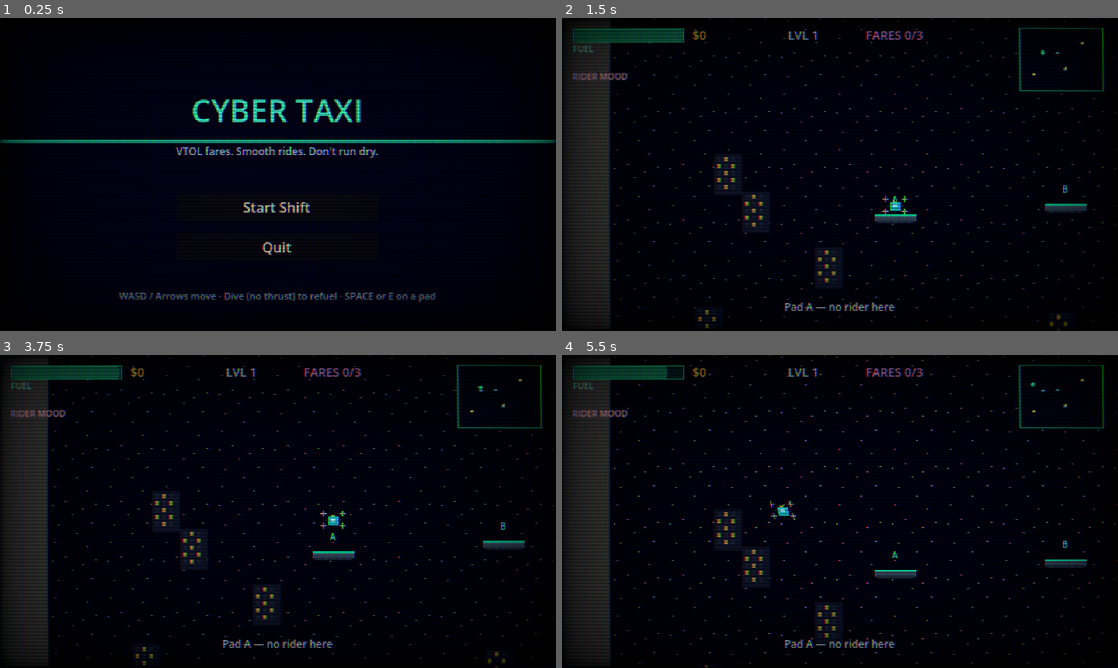
Above: before the commit, frames 1-4 (two rows, left to right).
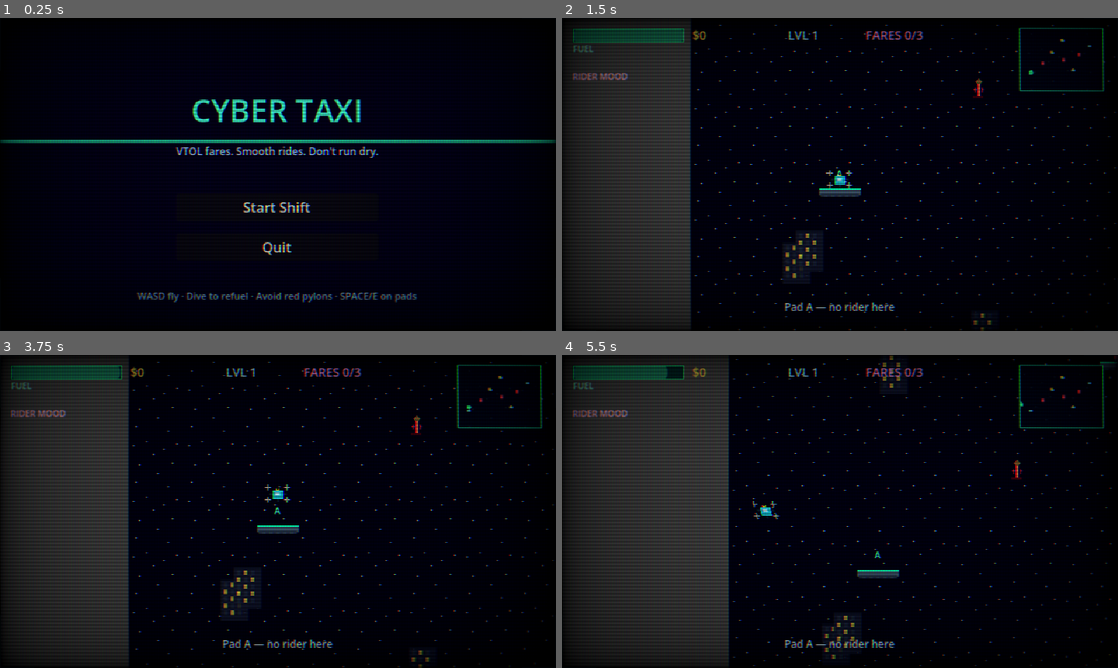
Above: after the commit, the same moments.

Repository: wojtekgalaj/cybertaxi
Game: Godot game, scene res://scenes/main_menu.tscn
Two runs of this game, one before a commit and one after it. Both use one fixed random seed, a clock stepped at 60 frames per second and the inputs below.
Inputs:
- Up to frame 1 (0.25 s): no input
- Up to frame 2 (1.5 s): click "Start Shift" at 0.5 s; hold D (move_right) from 1.28 s (still down); tap Space (land) at 1.35 s
- Up to frame 3 (3.75 s): tap Enter at 2, 3.5 s; release D (move_right) at 2.03 s; hold S (move_down) 2.03-2.78 s; tap Space (land) at 2.1, 2.75, 2.85, 3.6 s; hold D (move_right) 2.78-3.53 s; hold W (move_up) from 3.53 s (still down)
- Up to frame 4 (5.5 s): release W (move_up) at 4.28 s; hold A (move_left) from 4.28 s (still down); tap Space (land) at 4.35, 5.1 s

The runs differ from the first frame. In frame 1, 1.1% of the frame differs, in the area x 21-79%, y 87-91%; in frame 2, 17%; in frame 3, 17%; in frame 4, 23%, in the area x 8-100%, y 0-100%.

Commit message:
hand crafted levels

Diff:
--- /dev/null
+++ b/data/level_catalog.gd
@@ -0,0 +1,18 @@
+extends RefCounted
+class_name LevelCatalog
+## Hand-authored district scenes. Index 0 = GameState.level 1.
+## Add new .tscn paths here after you design them in the editor.
+
+const FALLBACK := "res://scenes/levels/level_template.tscn"
+
+const LEVELS: Array[String] = [
+	"res://scenes/levels/district_01_rooftops.tscn",
+	"res://scenes/levels/district_02_gauntlet.tscn",
+]
+
+
+static func scene_path_for(level_number: int) -> String:
+	if LEVELS.is_empty():
+		return FALLBACK
+	var idx := (maxi(level_number, 1) - 1) % LEVELS.size()
+	return LEVELS[idx]
--- a/project.godot
+++ b/project.godot
@@ -75,6 +75,7 @@
 2d_physics/layer_2="player"
 2d_physics/layer_3="platforms"
 2d_physics/layer_4="passengers"
+2d_physics/layer_5="hazards"
 
 [physics]
 
--- a/scenes/game.tscn
+++ b/scenes/game.tscn
@@ -1,12 +1,9 @@
-[gd_scene load_steps=4 format=3 uid="uid://bgame001"]
+[gd_scene load_steps=3 format=3 uid="uid://bgame001"]
 
 [ext_resource type="Script" path="res://scripts/game_root.gd" id="1_root"]
-[ext_resource type="PackedScene" path="res://scenes/levels/level_template.tscn" id="2_level"]
 [ext_resource type="PackedScene" path="res://scenes/ui/hud.tscn" id="3_hud"]
 
 [node name="Game" type="Node"]
 script = ExtResource("1_root")
 
-[node name="Level" parent="." instance=ExtResource("2_level")]
-
 [node name="HUD" parent="." instance=ExtResource("3_hud")]
--- /dev/null
+++ b/scenes/hazard.tscn
@@ -0,0 +1,31 @@
+[gd_scene format=3 uid="uid://bha0ard001"]
+
+[ext_resource type="Script" path="res://scripts/world/hazard.gd" id="1_haz"]
+[ext_resource type="Texture2D" path="res://assets/sprites/hazard.png" id="2_tex"]
+
+[sub_resource type="RectangleShape2D" id="RectangleShape2D_haz"]
+size = Vector2(14, 22)
+
+[node name="Hazard" type="Area2D"]
+collision_layer = 16
+collision_mask = 2
+monitoring = true
+script = ExtResource("1_haz")
+
+[node name="Sprite" type="Sprite2D" parent="."]
+texture_filter = 1
+texture = ExtResource("2_tex")
+
+[node name="CollisionShape2D" type="CollisionShape2D" parent="."]
+shape = SubResource("RectangleShape2D_haz")
+
+[node name="Label" type="Label" parent="."]
+visible = false
+offset_left = -16.0
+offset_top = -28.0
+offset_right = 16.0
+offset_bottom = -14.0
+theme_override_colors/font_color = Color(1, 0.35, 0.45, 1)
+theme_override_font_sizes/font_size = 9
+text = ""
+horizontal_alignment = 1
--- /dev/null
+++ b/scenes/levels/district_01_rooftops.tscn
@@ -0,0 +1,63 @@
+[gd_scene format=3 uid="uid://bdistrict01"]
+
+[ext_resource type="Script" path="res://scripts/world/level_controller.gd" id="1_lvl"]
+[ext_resource type="PackedScene" path="res://scenes/cyber_cab.tscn" id="2_cab"]
+[ext_resource type="PackedScene" path="res://scenes/platform.tscn" id="3_plat"]
+[ext_resource type="PackedScene" path="res://scenes/hazard.tscn" id="4_haz"]
+
+[node name="Level" type="Node2D"]
+script = ExtResource("1_lvl")
+hand_authored = true
+map_size = Vector2(1100, 720)
+building_count = 12
+scatter_buildings = true
+
+[node name="World" type="Node2D" parent="."]
+
+[node name="Decor" type="Node2D" parent="World"]
+
+[node name="Platforms" type="Node2D" parent="World"]
+
+[node name="PadA" parent="World/Platforms" instance=ExtResource("3_plat")]
+position = Vector2(140, 520)
+platform_id = "A"
+label_text = "A"
+is_start = true
+
+[node name="PadB" parent="World/Platforms" instance=ExtResource("3_plat")]
+position = Vector2(420, 280)
+platform_id = "B"
+label_text = "B"
+
+[node name="PadC" parent="World/Platforms" instance=ExtResource("3_plat")]
+position = Vector2(700, 480)
+platform_id = "C"
+label_text = "C"
+
+[node name="PadD" parent="World/Platforms" instance=ExtResource("3_plat")]
+position = Vector2(920, 200)
+platform_id = "D"
+label_text = "D"
+
+[node name="PadE" parent="World/Platforms" instance=ExtResource("3_plat")]
+position = Vector2(560, 140)
+platform_id = "E"
+label_text = "E"
+
+[node name="Hazards" type="Node2D" parent="World"]
+
+[node name="Pylon1" parent="World/Hazards" instance=ExtResource("4_haz")]
+position = Vector2(300, 400)
+
+[node name="Pylon2" parent="World/Hazards" instance=ExtResource("4_haz")]
+position = Vector2(580, 360)
+
+[node name="Pylon3" parent="World/Hazards" instance=ExtResource("4_haz")]
+position = Vector2(780, 300)
+
+[node name="Passengers" type="Node2D" parent="World"]
+
+[node name="Bounds" type="Node2D" parent="World"]
+
+[node name="CyberCab" parent="World" instance=ExtResource("2_cab")]
+position = Vector2(140, 500)
--- /dev/null
+++ b/scenes/levels/district_02_gauntlet.tscn
@@ -0,0 +1,101 @@
+[gd_scene format=3 uid="uid://bdistrict02"]
+
+[ext_resource type="Script" path="res://scripts/world/level_controller.gd" id="1_lvl"]
+[ext_resource type="PackedScene" path="res://scenes/cyber_cab.tscn" id="2_cab"]
+[ext_resource type="PackedScene" path="res://scenes/platform.tscn" id="3_plat"]
+[ext_resource type="PackedScene" path="res://scenes/hazard.tscn" id="4_haz"]
+
+[node name="Level" type="Node2D"]
+script = ExtResource("1_lvl")
+hand_authored = true
+map_size = Vector2(1200, 800)
+building_count = 10
+scatter_buildings = true
+
+[node name="World" type="Node2D" parent="."]
+
+[node name="Decor" type="Node2D" parent="World"]
+
+[node name="Platforms" type="Node2D" parent="World"]
+
+[node name="PadA" parent="World/Platforms" instance=ExtResource("3_plat")]
+position = Vector2(100, 640)
+platform_id = "A"
+label_text = "A"
+is_start = true
+
+[node name="PadB" parent="World/Platforms" instance=ExtResource("3_plat")]
+position = Vector2(100, 200)
+platform_id = "B"
+label_text = "B"
+
+[node name="PadC" parent="World/Platforms" instance=ExtResource("3_plat")]
+position = Vector2(600, 420)
+platform_id = "C"
+label_text = "C"
+
+[node name="PadD" parent="World/Platforms" instance=ExtResource("3_plat")]
+position = Vector2(1080, 180)
+platform_id = "D"
+label_text = "D"
+
+[node name="PadE" parent="World/Platforms" instance=ExtResource("3_plat")]
+position = Vector2(1080, 680)
+platform_id = "E"
+label_text = "E"
+
+[node name="PadF" parent="World/Platforms" instance=ExtResource("3_plat")]
+position = Vector2(600, 120)
+platform_id = "F"
+label_text = "F"
+
+[node name="Hazards" type="Node2D" parent="World"]
+
+[node name="WallL1" parent="World/Hazards" instance=ExtResource("4_haz")]
+position = Vector2(280, 520)
+
+[node name="WallL2" parent="World/Hazards" instance=ExtResource("4_haz")]
+position = Vector2(280, 440)
+
+[node name="WallL3" parent="World/Hazards" instance=ExtResource("4_haz")]
+position = Vector2(280, 360)
+
+[node name="WallL4" parent="World/Hazards" instance=ExtResource("4_haz")]
+position = Vector2(280, 280)
+
+[node name="Mid1" parent="World/Hazards" instance=ExtResource("4_haz")]
+position = Vector2(480, 300)
+
+[node name="Mid2" parent="World/Hazards" instance=ExtResource("4_haz")]
+position = Vector2(520, 520)
+
+[node name="Mid3" parent="World/Hazards" instance=ExtResource("4_haz")]
+position = Vector2(720, 300)
+
+[node name="Mid4" parent="World/Hazards" instance=ExtResource("4_haz")]
+position = Vector2(680, 560)
+
+[node name="WallR1" parent="World/Hazards" instance=ExtResource("4_haz")]
+position = Vector2(900, 280)
+
+[node name="WallR2" parent="World/Hazards" instance=ExtResource("4_haz")]
+position = Vector2(900, 360)
+
+[node name="WallR3" parent="World/Hazards" instance=ExtResource("4_haz")]
+position = Vector2(900, 440)
+
+[node name="WallR4" parent="World/Hazards" instance=ExtResource("4_haz")]
+position = Vector2(900, 520)
+
+[node name="Gate1" parent="World/Hazards" instance=ExtResource("4_haz")]
+position = Vector2(600, 260)
+
+[node name="Gate2" parent="World/Hazards" instance=ExtResource("4_haz")]
+position = Vector2(600, 580)
+
+[node name="Passengers" type="Node2D" parent="World"]
+
+[node name="Bounds" type="Node2D" parent="World"]
+
+[node name="CyberCab" parent="World" instance=ExtResource("2_cab")]
+position = Vector2(100, 620)
--- a/scenes/levels/level_template.tscn
+++ b/scenes/levels/level_template.tscn
@@ -15,6 +15,8 @@
 
 [node name="Platforms" type="Node2D" parent="World"]
 
+[node name="Hazards" type="Node2D" parent="World"]
+
 [node name="Passengers" type="Node2D" parent="World"]
 
 [node name="Bounds" type="Node2D" parent="World"]
--- a/scenes/main_menu.tscn
+++ b/scenes/main_menu.tscn
@@ -83,5 +83,5 @@
 grow_vertical = 0
 theme_override_colors/font_color = Color(0.55, 0.7, 0.8, 1)
 theme_override_font_sizes/font_size = 11
-text = "WASD / Arrows move · Dive (no thrust) to refuel · SPACE or E on a pad"
+text = "WASD fly · Dive to refuel · Avoid red pylons · SPACE/E on pads"
 horizontal_alignment = 1
--- a/scenes/platform.tscn
+++ b/scenes/platform.tscn
@@ -1,28 +1,28 @@
-[gd_scene load_steps=4 format=3 uid="uid://bplatform001"]
+[gd_scene format=3 uid="uid://bplatform001"]
 
-[ext_resource type="Script" path="res://scripts/world/platform.gd" id="1_plat"]
-[ext_resource type="Texture2D" path="res://assets/sprites/platform.png" id="2_tex"]
+[ext_resource type="Script" uid="uid://bpsf1gcxa7n7l" path="res://scripts/world/platform.gd" id="1_plat"]
+[ext_resource type="Texture2D" uid="uid://dvv0kqnilcp1p" path="res://assets/sprites/platform.png" id="2_tex"]
 
 [sub_resource type="RectangleShape2D" id="RectangleShape2D_plat"]
-size = Vector2(48, 10)
+size = Vector2(48, 2)
 
-[node name="Platform" type="StaticBody2D"]
+[node name="Platform" type="StaticBody2D" unique_id=976251356]
 collision_layer = 4
 collision_mask = 0
 script = ExtResource("1_plat")
 
-[node name="Sprite" type="Sprite2D" parent="."]
+[node name="Sprite" type="Sprite2D" parent="." unique_id=730844460]
 texture_filter = 1
 texture = ExtResource("2_tex")
 
-[node name="CollisionShape2D" type="CollisionShape2D" parent="."]
-position = Vector2(0, 2)
+[node name="CollisionShape2D" type="CollisionShape2D" parent="." unique_id=2044649632]
+position = Vector2(0, -3)
 shape = SubResource("RectangleShape2D_plat")
 
-[node name="Dock" type="Marker2D" parent="."]
+[node name="Dock" type="Marker2D" parent="." unique_id=575086306]
 position = Vector2(0, -10)
 
-[node name="Label" type="Label" parent="."]
+[node name="Label" type="Label" parent="." unique_id=1201940793]
 offset_left = -10.0
 offset_top = -28.0
 offset_right = 10.0
--- a/scripts/game_root.gd
+++ b/scripts/game_root.gd
@@ -1,9 +1,19 @@
 extends Node
-## Root game runner: wires HUD to the level.
+## Root game runner: loads the district for the current run level, wires HUD.
 
-@onready var level: Node2D = $Level
 @onready var hud: CanvasLayer = $HUD
+
+var level: Node2D = null
 
 
 func _ready() -> void:
+	var path := LevelCatalog.scene_path_for(GameState.level)
+	var packed: PackedScene = load(path)
+	if packed == null:
+		push_error("Missing level scene: %s" % path)
+		packed = load(LevelCatalog.FALLBACK)
+	level = packed.instantiate()
+	level.name = "Level"
+	add_child(level)
+	move_child(level, 0)
 	hud.bind_level(level)
--- a/scripts/player/cyber_cab.gd
+++ b/scripts/player/cyber_cab.gd
@@ -30,6 +30,7 @@
 
 
 func _ready() -> void:
+	add_to_group("player")
 	tex_idle = preload("res://assets/sprites/cab.png")
 	tex_bank_l = preload("res://assets/sprites/cab_bank_l.png")
 	tex_bank_r = preload("res://assets/sprites/cab_bank_r.png")
--- a/scripts/ui/minimap.gd
+++ b/scripts/ui/minimap.gd
@@ -48,6 +48,9 @@
 			continue
 		var pp: Vector2 = ppos * scale_v
 		draw_circle(pp, 1.5, Color(1.0, 0.85, 0.2))
+	for hpos in data.get("hazards", []):
+		var hp: Vector2 = hpos * scale_v
+		draw_rect(Rect2(hp - Vector2(1.5, 2), Vector2(3, 4)), Color(1.0, 0.25, 0.35, 0.9))
 	var cab: Vector2 = data.get("cab_pos", Vector2.ZERO) * scale_v
 	draw_circle(cab, 2.5, Color(0.2, 1.0, 0.6))
 
--- /dev/null
+++ b/scripts/world/hazard.gd
@@ -0,0 +1,26 @@
+extends Area2D
+## No-fly hazard. Touching it fails the run — place under World/Hazards.
+
+signal struck(hazard: Node)
+
+@export var label_text: String = ""
+
+@onready var sprite: Sprite2D = $Sprite
+@onready var label: Label = $Label
+
+
+func _ready() -> void:
+	add_to_group("hazards")
+	monitoring = true
+	monitorable = true
+	body_entered.connect(_on_body_entered)
+	if sprite:
+		sprite.texture_filter = CanvasItem.TEXTURE_FILTER_NEAREST
+	if label:
+		label.visible = not label_text.is_empty()
+		label.text = label_text
+
+
+func _on_body_entered(body: Node) -> void:
+	if body.is_in_group("player"):
+		struck.emit(self)
--- a/scripts/world/level_controller.gd
+++ b/scripts/world/level_controller.gd
@@ -1,5 +1,7 @@
 extends Node2D
-## Spawns platforms/passengers, handles pickup/dropoff, win/lose, next level.
+## Spawns passengers, handles pickup/dropoff, win/lose.
+## Hand-authored: place Platform + Hazard instances under World/Platforms and World/Hazards,
+## tick `hand_authored`, set map_size, mark one pad with is_start.
 
 signal fare_paid(amount: int, happiness: float)
 signal level_won()
@@ -9,12 +11,16 @@
 const PassengerScene := preload("res://scenes/passenger.tscn")
 const PlatformScene := preload("res://scenes/platform.tscn")
 
+@export var hand_authored: bool = false
 @export var map_size: Vector2 = Vector2(1200, 800)
-@export var platform_count: int = 5
+@export var platform_count: int = 5 ## Procedural only.
 @export var building_count: int = 18
+@export var fill_sky: bool = true
+@export var scatter_buildings: bool = true ## Off for hand-authored if you place your own decor.
 
 @onready var world: Node2D = $World
 @onready var platforms_root: Node2D = $World/Platforms
+@onready var hazards_root: Node2D = $World/Hazards
 @onready var decor_root: Node2D = $World/Decor
 @onready var passengers_root: Node2D = $World/Passengers
 @onready var cab: CharacterBody2D = $World/CyberCab
@@ -22,6 +28,7 @@
 @onready var bounds: Node2D = $World/Bounds
 
 var platforms: Array[Node] = []
+var hazards: Array[Node] = []
 var active_destination: Node = null
 var rng := RandomNumberGenerator.new()
 var _lost: bool = false
@@ -33,55 +40,88 @@
 	rng.randomize()
 	_build_level()
 	cab.landed_on_platform.connect(_on_cab_landed)
-	status_message.emit("Dive to reclaim fuel. Land with SPACE/E. Smooth & quick!")
+	status_message.emit("Dive to reclaim fuel. Avoid red pylons. SPACE/E on pads.")
 
 
 func _build_level() -> void:
-	## Clear
-	for c in platforms_root.get_children():
-		c.queue_free()
 	for c in passengers_root.get_children():
 		c.queue_free()
+	if not hand_authored:
+		for c in platforms_root.get_children():
+			c.queue_free()
+		for c in hazards_root.get_children():
+			c.queue_free()
 	for c in decor_root.get_children():
 		c.queue_free()
 	platforms.clear()
-
-	_spawn_decor()
-	_spawn_platforms()
-	_place_cab_on_first()
+	hazards.clear()
+
+	if fill_sky or scatter_buildings:
+		_spawn_decor()
+	if hand_authored:
+		_collect_hand_layout()
+	else:
+		_spawn_platforms()
+	_wire_hazards()
+	_place_cab_on_start()
 	_spawn_waiting_passengers()
 	_draw_bounds_visual()
+
+
+func _collect_hand_layout() -> void:
+	## Wait a frame isn't needed — children exist when _ready runs on parent after kids.
+	for p in platforms_root.get_children():
+		if p.is_in_group("platforms") or p.has_method("get_dock_global"):
+			platforms.append(p)
+	## Platforms add_to_group in their _ready; child _ready runs before parent, so groups are set.
+	if platforms.is_empty():
+		for p in platforms_root.get_children():
+			platforms.append(p)
+	for h in hazards_root.get_children():
+		hazards.append(h)
+
+
+func _wire_hazards() -> void:
+	for h in hazards:
+		if h.has_signal("struck") and not h.struck.is_connected(_on_hazard_struck):
+			h.struck.connect(_on_hazard_struck)
+
+
+func _on_hazard_struck(_hazard: Node) -> void:
+	if _lost or _won:
+		return
+	_fail("Hit a no-fly pylon")
 
 
 func _spawn_decor() -> void:
 	var sky_tex: Texture2D = preload("res://assets/sprites/sky.png")
 	var bldg_tex: Texture2D = preload("res://assets/sprites/building.png")
-	## Tiled night sky
-	var tile := 64
-	var cols := int(map_size.x / tile) + 2
-	var rows := int(map_size.y / tile) + 2
-	for y in rows:
-		for x in cols:
+	if fill_sky:
+		var tile := 64
+		var cols := int(map_size.x / tile) + 2
+		var rows := int(map_size.y / tile) + 2
+		for y in rows:
+			for x in cols:
+				var s := Sprite2D.new()
+				s.texture = sky_tex
+				s.texture_filter = CanvasItem.TEXTURE_FILTER_NEAREST
+				s.centered = false
+				s.position = Vector2(x * tile - 32, y * tile - 32)
+				s.z_index = -20
+				decor_root.add_child(s)
+	if scatter_buildings:
+		for i in building_count:
 			var s := Sprite2D.new()
-			s.texture = sky_tex
+			s.texture = bldg_tex
 			s.texture_filter = CanvasItem.TEXTURE_FILTER_NEAREST
-			s.centered = false
-			s.position = Vector2(x * tile - 32, y * tile - 32)
-			s.modulate = Color(1, 1, 1, 1)
-			s.z_index = -20
+			s.centered = true
+			s.position = Vector2(
+				rng.randf_range(40, map_size.x - 40),
+				rng.randf_range(80, map_size.y - 40)
+			)
+			s.z_index = -10
+			s.modulate = Color(1, 1, 1, 0.85)
 			decor_root.add_child(s)
-	for i in building_count:
-		var s := Sprite2D.new()
-		s.texture = bldg_tex
-		s.texture_filter = CanvasItem.TEXTURE_FILTER_NEAREST
-		s.centered = true
-		s.position = Vector2(
-			rng.randf_range(40, map_size.x - 40),
-			rng.randf_range(80, map_size.y - 40)
-		)
-		s.z_index = -10
-		s.modulate = Color(1, 1, 1, 0.85)
-		decor_root.add_child(s)
 
 
 func _spawn_platforms() -> void:
@@ -89,7 +129,6 @@
 	var count := mini(platform_count + GameState.level / 2, ids.size())
 	var margin := 80.0
 	var positions: Array[Vector2] = []
-	## Guaranteed spread: place on a loose grid then jitter.
 	var cols := ceili(sqrt(float(count)))
 	var rows := ceili(float(count) / float(cols))
 	var cell_w := (map_size.x - margin * 2.0) / maxf(cols, 1)
@@ -112,15 +151,21 @@
 		var p: Node = PlatformScene.instantiate()
 		p.platform_id = ids[i]
 		p.label_text = ids[i]
+		if i == 0:
+			p.is_start = true
 		platforms_root.add_child(p)
 		p.global_position = positions[i]
 		platforms.append(p)
 
 
-func _place_cab_on_first() -> void:
+func _place_cab_on_start() -> void:
 	if platforms.is_empty():
 		return
 	var home: Node = platforms[0]
+	for p in platforms:
+		if p.get("is_start"):
+			home = p
+			break
 	cab.global_position = home.get_dock_global() + Vector2(0, -4)
 	cab.grounded = true
 	cab.current_platform = home
@@ -128,12 +173,10 @@
 
 
 func _spawn_waiting_passengers() -> void:
-	## Keep enough jobs in play for the level quota.
 	var needed := GameState.fares_required_this_level - GameState.fares_completed_this_level
 	var waiting := passengers_root.get_child_count()
 	var to_spawn := mini(needed - waiting, platforms.size() - 1)
 	to_spawn = maxi(to_spawn, 0)
-	## Also keep at least 2 waiting early for feel.
 	if waiting + to_spawn < mini(2, needed):
 		to_spawn = mini(2, needed) - waiting
 	for _i in to_spawn:
@@ -167,7 +210,6 @@
 func _on_cab_landed(platform: Node) -> void:
 	if _lost or _won:
 		return
-	## Dropoff first
 	if cab.has_passenger():
 		var dest: Node = cab.passenger.get_destination()
 		if platform == dest:
@@ -175,7 +217,6 @@
 		else:
 			status_message.emit("Wrong pad — need %s" % str(dest.label_text))
 		return
-	## Pickup
 	for pax in passengers_root.get_children():
 		if pax.waiting and pax.origin_platform == platform:
 			_pickup(pax)
@@ -241,7 +282,6 @@
 
 
 func check_fail_conditions() -> void:
-	## Kept for HUD hook; main fail handled in _process.
 	pass
 
 
@@ -251,7 +291,6 @@
 
 
 func _draw_bounds_visual() -> void:
-	## Invisible walls via StaticBody segments.
 	for c in bounds.get_children():
 		c.queue_free()
 	_add_wall(Rect2(0, -20, map_size.x, 20))
@@ -276,5 +315,6 @@
 		"map_size": map_size,
 		"cab_pos": cab.global_position,
 		"platforms": platforms.map(func(p): return {"pos": p.global_position, "id": p.platform_id, "dest": p == active_destination}),
+		"hazards": hazards.map(func(h): return h.global_position),
 		"passengers": passengers_root.get_children().map(func(pax): return pax.global_position if pax.waiting else null),
 	}
--- a/scripts/world/platform.gd
+++ b/scripts/world/platform.gd
@@ -3,6 +3,7 @@
 
 @export var platform_id: String = "A"
 @export var label_text: String = "A"
+@export var is_start: bool = false ## Hand-authored: cab spawns docked here.
 
 @onready var sprite: Sprite2D = $Sprite
 @onready var label: Label = $Label
Binary file added: assets/sprites/hazard.png
Not shown, added: assets/sprites/hazard.png.import
Not shown, added: data/level_catalog.gd.uid
Not shown, added: scripts/world/hazard.gd.uid
Not shown, added: dev_notes/stage_design.md
